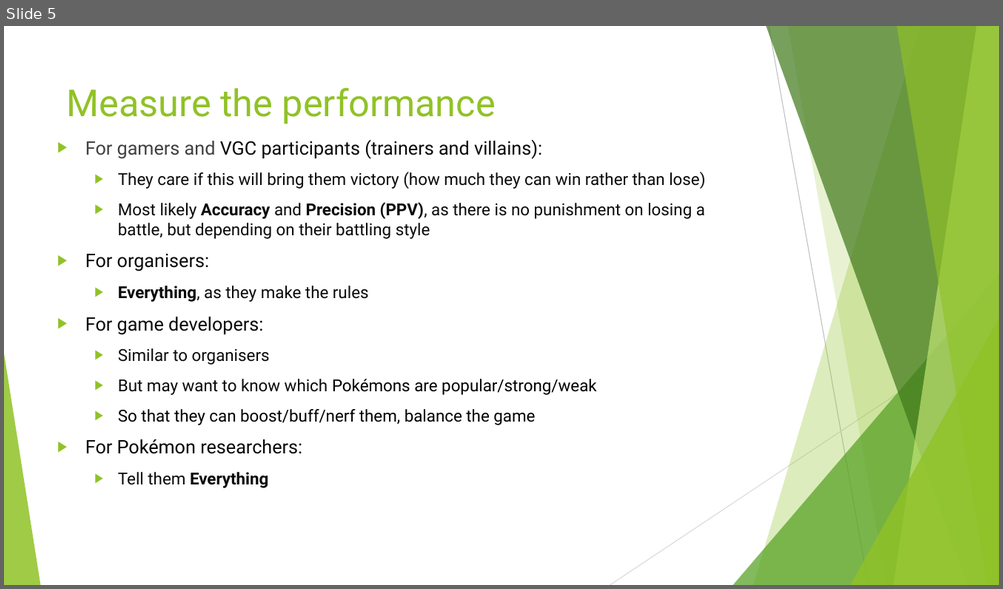
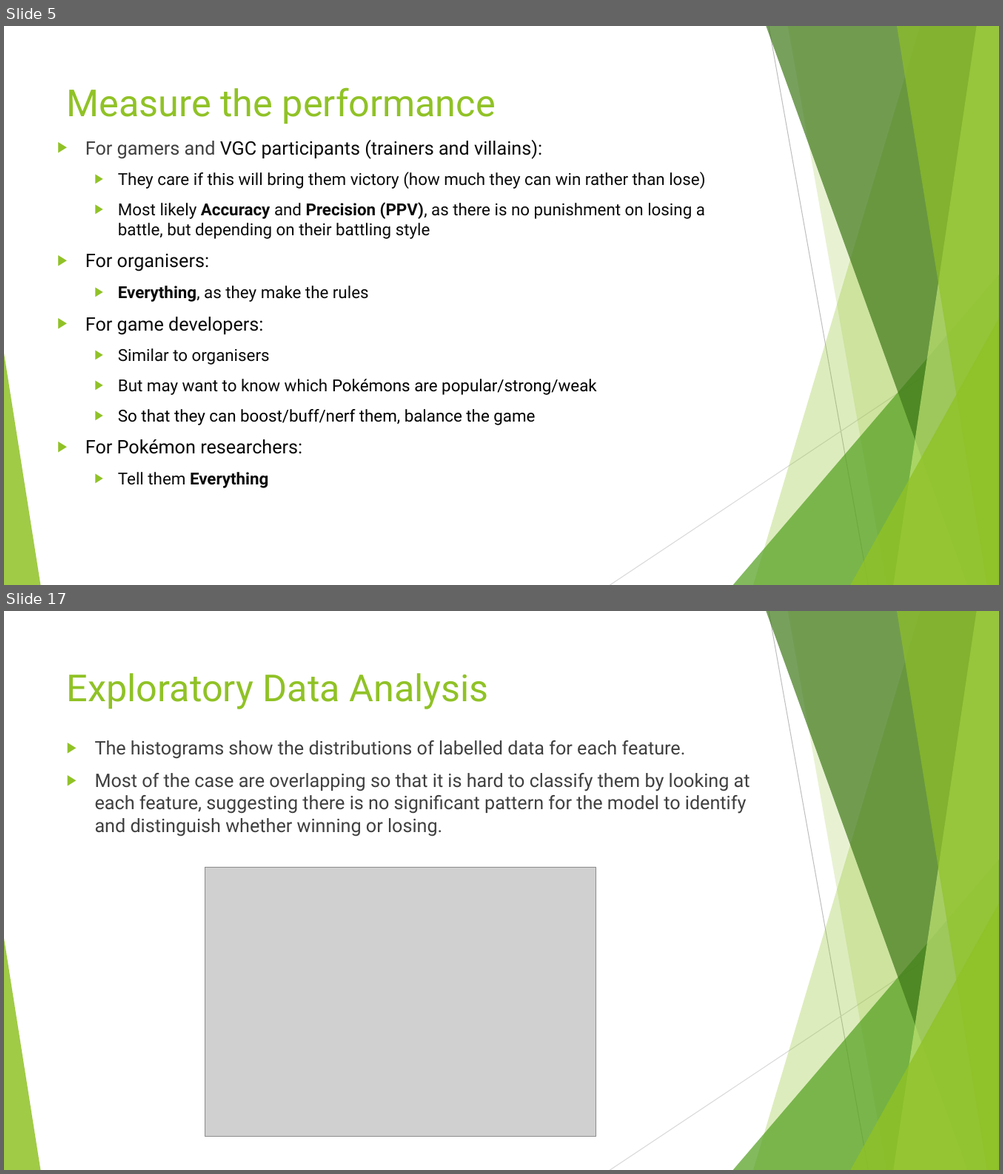
Before and after one commit to jackyman1997/pokemon, a slide deck: 3. classfier/classifier.pptx. Shown one above the other, each under a label of ours: slide 5 before the commit, slides 5 and 17 after it; the slides between them are not shown. The pictures are 1003x589 and 1003x1174 pixels, drawn with LibreOffice and Linux fonts; fonts in the diff are those of the drawing; grey boxes stand for pictures. Boxes give left, top, right and bottom in pixels: in the first picture for what was removed or moved away, otherwise in the second. Text is boxed around its words. In the diff, an @@ line names an element or a change of style, - is before the commit and + after.

```diff
--- a/3. classfier/classifier.pptx
+++ b/3. classfier/classifier.pptx
@@ slide 17 added at (4, 611, 999, 1170), background #FFFFFF; not listed: 10 template elements that a slide beside it also shows @@
@@ title added at (67, 673, 488, 709), 36 pt, text #90C226 @@
+Exploratory Data Analysis
@@ text added at (95, 741, 750, 837), 18 pt, text #404040 @@
+▶ The histograms show the distributions of labelled data for each feature.
+▶ Most of the case are overlapping so that it is hard to classify them by looking at each feature, suggesting there is no significant pattern for the model to identify and distinguish whether winning or losing.
@@ picture added at (205, 867, 597, 1136) @@
```
Also in this commit, not shown: 3 slides changed, 15 other slides added.
